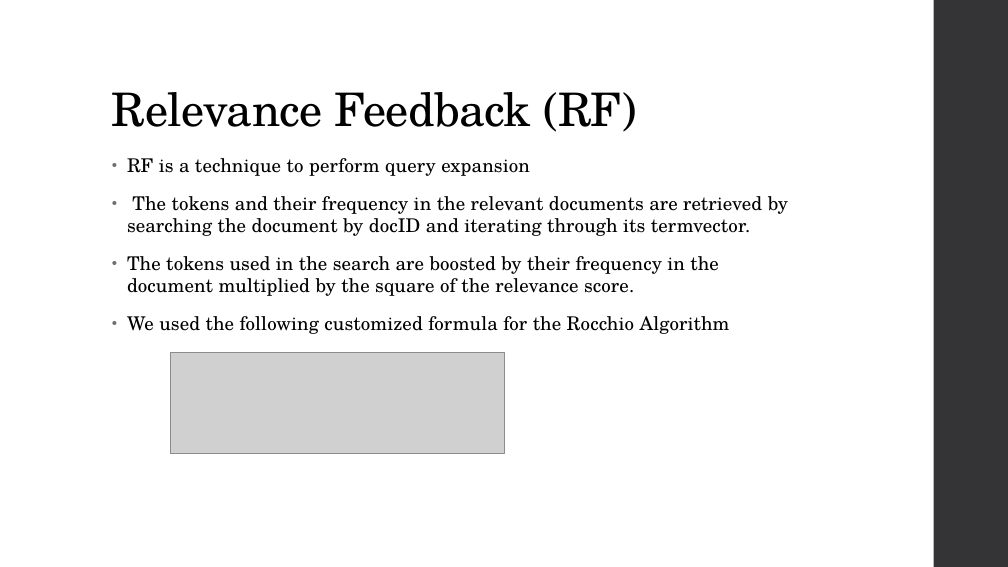
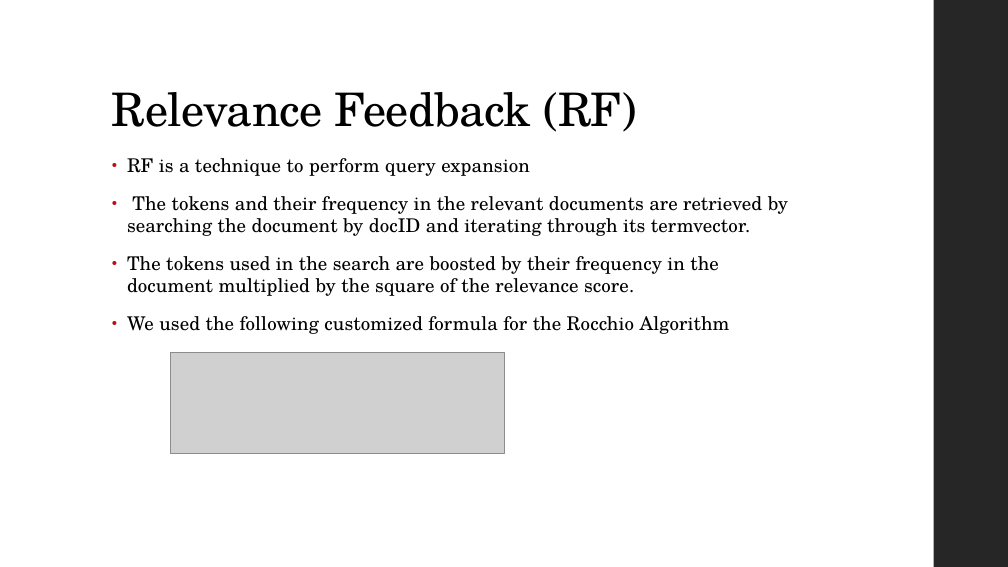
Before and after one commit to JackdiQuadri97/Project_Information_Retrieval, a slide deck: slide 12 of slides/Touche Task 2 Team Kueri.pptx. Drawn at 1008x567 pixels with LibreOffice and Linux fonts; fonts in the diff are those of the drawing; grey boxes stand for pictures. Boxes give left, top, right and bottom in pixels: in the first picture for what was removed or moved away, otherwise in the second. Text is boxed around its words. In the diff, an @@ line names an element or a change of style, - is before the commit and + after.

```diff
--- a/slides/Touche Task 2 Team Kueri.pptx
+++ b/slides/Touche Task 2 Team Kueri.pptx
@@ rectangle at (x1=934, y1=0, x2=1008, y2=567): fill #353537 to #262626 @@
@@ text "RF is a technique to ..." at (x1=127, y1=158, x2=788, y2=334): bullet colour #6F6F74 to #B5111A @@
```
Also in this commit, not shown: 20 other slides changed.
